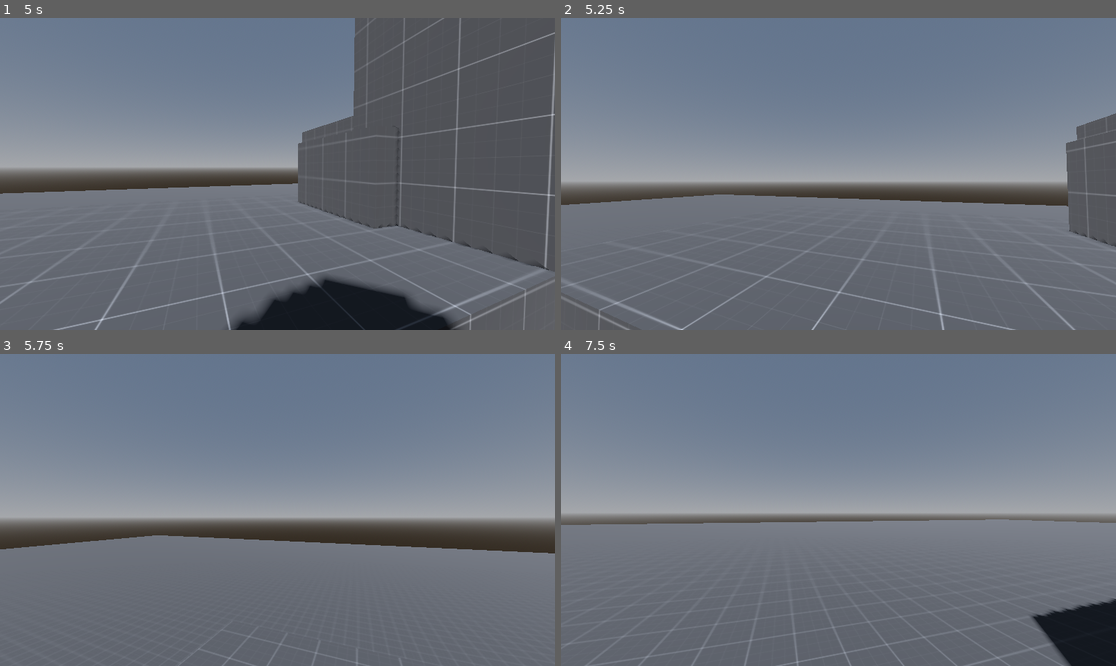
Above: before the commit, frames 1-4 (two rows, left to right).
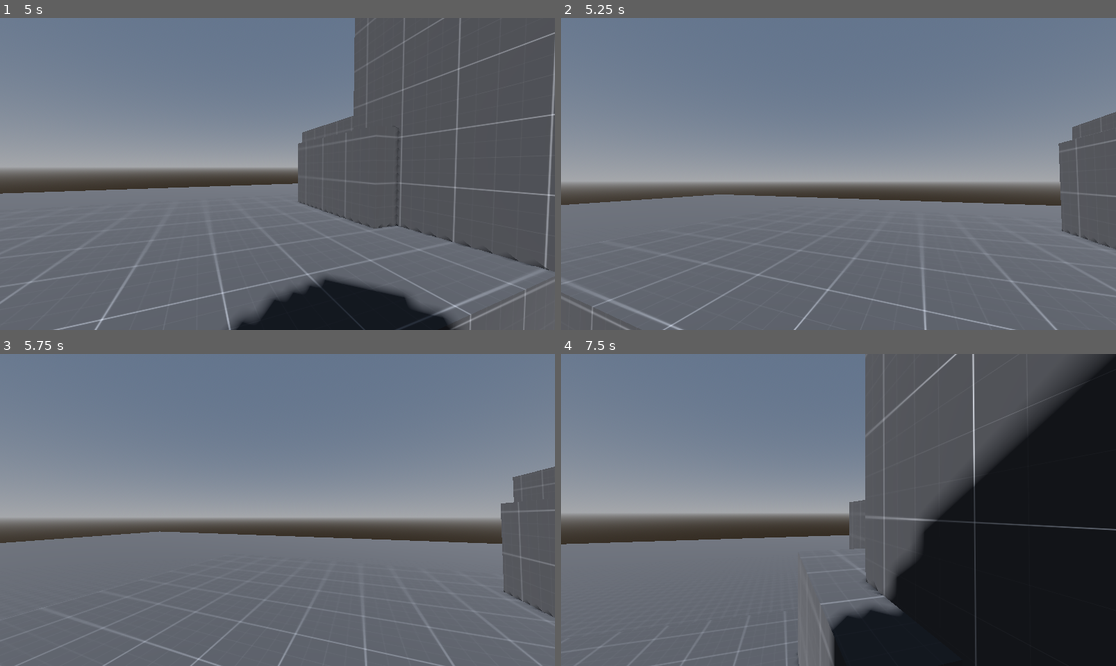
Above: after the commit, the same moments.

Repository: Deeeeelan/Some-Game-Jam-24
Game: Godot game, scene res://Scenes/Title Screen.tscn
The game is run twice, just before and just after one commit, with the same random seed, the same clock (stepped at 60 frames per second) and the same inputs.
Inputs (mouse positions are in pixels of both pictures, inside the frame that each line leads up to):
- Up to frame 1 (5 s): click "Start" at 0.5 s; tap Enter (ui_accept) at 1.25, 1.52, 2.27, 3.5, 3.77, 4.52 s; move the mouse to (305, 174) at 1.27 s; press the mouse at (305, 174) at 1.28 s; hold W (Forward) from 1.28 s (still down); move the mouse to (249, 174) at 2.02 s; release the mouse at (249, 174) at 2.03 s; click (249, 174) at 2.1 s; move the mouse to (288, 167) at 2.77 s; press the mouse at (288, 167) at 2.78 s; move the mouse to (271, 180) at 3.52 s; release the mouse at (271, 180) at 3.53 s; click (271, 180) at 3.6 s; move the mouse to (316, 177) at 4.27 s; press the mouse at (316, 177) at 4.28 s
- Up to frame 2 (5.25 s): keep holding W (Forward); move the mouse to (794, 170) at 5.02 s; release the mouse at (794, 170) at 5.03 s; click (794, 170) at 5.1 s
- Up to frame 3 (5.75 s): keep holding W (Forward); tap Enter (ui_accept) at 5.27 s
- Up to frame 4 (7.5 s): move the mouse to (844, 510) at 5.77 s; press the mouse at (844, 510) at 5.78 s; tap Enter (ui_accept) at 6.5, 6.77 s; move the mouse to (816, 503) at 6.52 s; release W (Forward) at 6.53 s; release the mouse at (816, 503) at 6.53 s; hold D (Right) 6.53-7.28 s; click (816, 503) at 6.6 s; move the mouse to (866, 510) at 7.27 s; press the mouse at (866, 510) at 7.28 s; hold W (Forward) from 7.28 s (still down)

Frame 1 is identical in both runs. In frame 2, 1.5% of the frame differs, in the area x 0-100%, y 30-100%; in frame 3, 5.6%; in frame 4, 47%, in the area x 0-100%, y 0-100%.

Commit message:
Enemy following

Diff:
--- a/Scenes/Game.tscn
+++ b/Scenes/Game.tscn
@@ -183,11 +183,12 @@
 
 [node name="Enemies" type="Node3D" parent="Node3D"]
 
-[node name="Enemy" type="CharacterBody3D" parent="Node3D/Enemies"]
+[node name="Enemy" type="CharacterBody3D" parent="Node3D/Enemies" node_paths=PackedStringArray("Player")]
 transform = Transform3D(1, 0, 0, 0, 1, 0, 0, 0, 1, 0, 0, 11)
 axis_lock_angular_x = true
 axis_lock_angular_z = true
 script = ExtResource("3_axfpw")
+Player = NodePath("../../Player")
 
 [node name="CollisionShape3D" type="CollisionShape3D" parent="Node3D/Enemies/Enemy"]
 shape = SubResource("CapsuleShape3D_44npv")
--- a/Scripts/BasicEnemy.gd
+++ b/Scripts/BasicEnemy.gd
@@ -1,17 +1,20 @@
 extends CharacterBody3D
 
 @onready var head = $Head
+@export var Player: Node3D
 
-const SPEED = 5.0
-const JUMP_VELOCITY = 4.5
+@export var SPEED = 5.0
+@export var JUMP_VELOCITY = 4.5
 
-const mouse_sens = 0.25
-
-var lerp_speed = 10
+@export var lerp_speed = 10
 
 var direction = Vector3.ZERO
 
+func Jump():
+	velocity.y = JUMP_VELOCITY
 
+#func _ready() -> void:
+#
 
 
 func _physics_process(delta: float) -> void:
@@ -25,8 +28,10 @@
 
 	# Get the input direction and handle the movement/deceleration.
 	# As good practice, you should replace UI actions with custom gameplay actions.
+	var angleToPlayer = self.position.direction_to(Player.position)
 	var input_dir = Vector2(0,0)
-	direction = lerp(direction,(transform.basis * Vector3(input_dir.x, 0, input_dir.y)).normalized(),delta*lerp_speed)
+	var NormDir = angleToPlayer #(transform.basis * Vector3(angleToPlayer.x, 0, angleToPlayer.y)).normalized()
+	direction = lerp(direction,NormDir,delta*lerp_speed)
 	if direction:
 		velocity.x = direction.x * SPEED
 		velocity.z = direction.z * SPEED
@@ -34,4 +39,9 @@
 		velocity.x = move_toward(velocity.x, 0, SPEED)
 		velocity.z = move_toward(velocity.z, 0, SPEED)
 
+
 	move_and_slide()
+
+	# Just makes the enemy jump when velocity is lost. Likely hitting an obsticle. Temporary
+	if is_on_floor() and velocity.length() < 0.01:
+		Jump()
